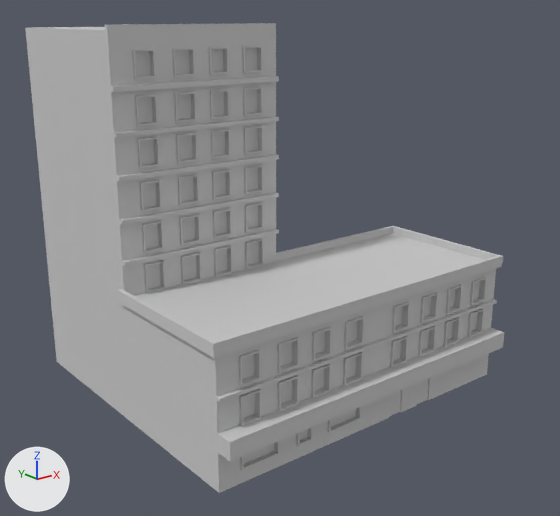
An edit to the FBX model ArtistMap/Exports/3D_MHOU_001.FBX, drawn before and after from the same camera.
The view is the same before and after, from a 50 mm lens placed at (-43.3, -86.5, 21.3), pointed at (9.6, -20.3, -5.2). Every picture has the same lights, and +X, +Y and +Z are marked at lower left. Where no turn or scale is listed for an object, it has been applied to the vertices.

Names of what the first picture shows: 'Building'.
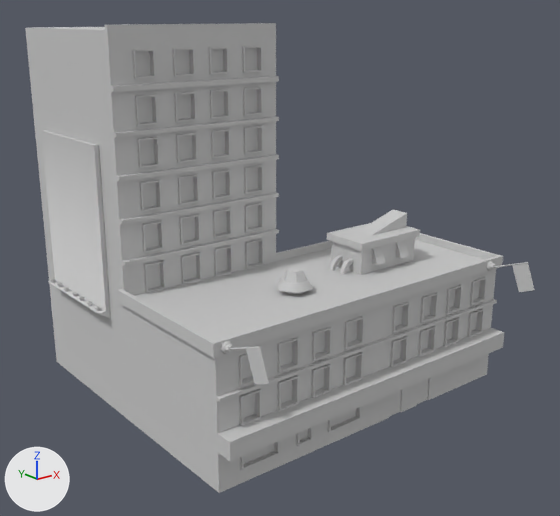
What the commit changed:
Object 'Flagstick001' (ob_flagstick001) moves from (0.0, 0.0, 0.0) to (27.2, -36.7, -5.7).
Object 'Flag001' (ob_flag001) moves from (0.0, 0.0, 0.0) to (27.3, -40.6, -6.0).
Object 'Flagholder001' (ob_flagholder001) moves from (0.0, 0.0, 0.0) to (27.2, -36.1, -5.7).
Object 'Roof Generator' (ob_roof_generator) moves from (0.0, 0.0, 0.0) to (18.1, -26.7, -5.9).
Object 'flagstick002' (ob_flagstick002) moves from (0.0, 0.0, 0.0) to (-8.9, -36.7, -5.6).
Object 'Vent' (ob_vent) moves from (0.0, 0.0, 0.0) to (4.9, -28.6, -5.6).
Object 'Flagholder002' (ob_flagholder002) moves from (0.0, 0.0, 0.0) to (-8.9, -36.1, -5.7).
Object 'Billbord' (ob_billbord) moves from (0.0, 0.0, 0.0) to (-9.8, -9.6, 0.0).
Object 'Flag002' (ob_flag002) moves from (0.0, 0.0, 0.0) to (-8.9, -40.5, -5.8).

Changed parts and their boxes (x1, y1, x2, y2) in the pictures (560 x 516 px):
'Billbord', moved (not visible before): after (41, 130, 110, 318)
'Roof Generator', moved (not visible before): after (327, 210, 420, 275)
'Vent', moved (not visible before): after (277, 267, 313, 295)
'Flag002', moved (not visible before): after (246, 348, 269, 384)
'Flag001', moved (not visible before): after (513, 263, 534, 292)
'Flagholder002', moved (not visible before): after (221, 341, 233, 354)
'Flagholder001', moved (not visible before): after (487, 261, 496, 271)
'flagstick002', moved (not visible before): after (230, 346, 261, 350)
'Flagstick001', moved (not visible before): after (494, 262, 528, 268)
